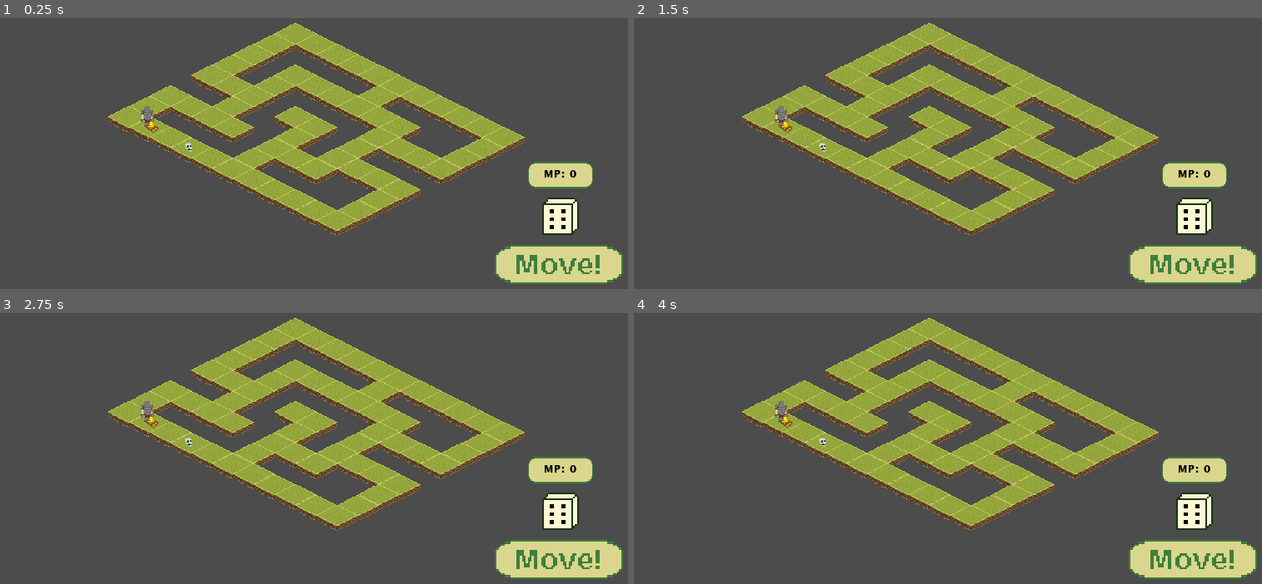
Above: before the commit, frames 1-4 (two rows, left to right).
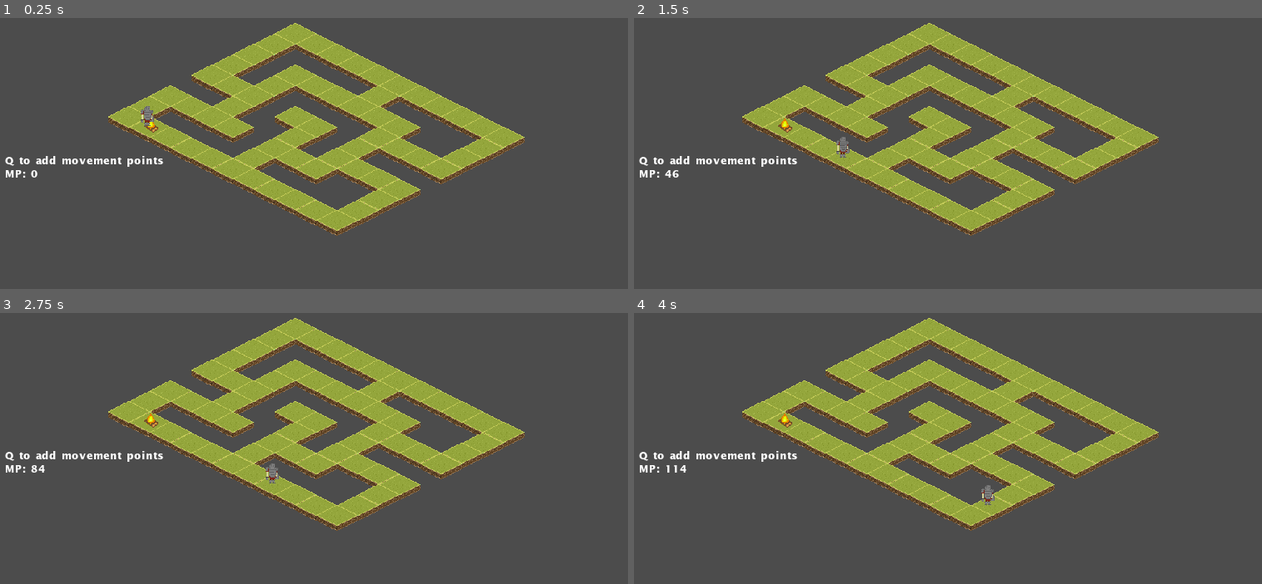
Above: after the commit, the same moments.

Repository: Patriks-Blauzda/Board-Game
Game: Godot game, scene res://Main.tscn
Two runs of this game, one before a commit and one after it. Both use one fixed random seed, a clock stepped at 60 frames per second and the inputs below.
Inputs (mouse positions are in pixels of both pictures, inside the frame that each line leads up to):
- Up to frame 1 (0.25 s): no input
- Up to frame 2 (1.5 s): tap Enter at 0.5 s; move the mouse to (1105, 96) at 0.52 s; hold D (right) 0.53-1.28 s; hold Q 0.53-1.28 s; click (1105, 96) at 0.67 s; move the mouse to (822, 134) at 1.27 s; hold Down (down) from 1.28 s (still down); tap Q at 1.35 s
- Up to frame 3 (2.75 s): move the mouse to (389, 326) at 2.02 s; release Down (down) at 2.03 s; hold D (right) from 2.03 s (still down); hold Q from 2.03 s (still down)
- Up to frame 4 (4 s): move the mouse to (922, 489) at 2.77 s; release D (right) at 2.78 s; release Q at 2.78 s; hold Up (up) 2.78-3.53 s; tap Q at 2.85 s; click (922, 489) at 2.92 s; move the mouse to (1155, 470) at 3.52 s; hold A (left) from 3.53 s (still down); hold Q from 3.53 s (still down)

The runs differ from the first frame. In frame 1, 5.0% of the frame differs, in the area x 0-100%, y 46-99%; in frame 2, 5.2%; in frame 3, 5.2%, in the area x 0-100%, y 32-99%; in frame 4, 5.2%.

Commit message:
Cards and buttons

Diff:
--- a/Dungeon Board/Main.tscn
+++ b/Dungeon Board/Main.tscn
@@ -63,7 +63,7 @@
 3/shape_one_way_margin = 0.0
 3/shapes = [  ]
 3/z_index = 0
-4/name = "Start"
+4/name = "TileSet.png 4"
 4/texture = ExtResource( 6 )
 4/tex_offset = Vector2( 0, 0 )
 4/modulate = Color( 1, 1, 1, 1 )
@@ -78,18 +78,6 @@
 4/shapes = [  ]
 4/z_index = 0
 
-[sub_resource type="AtlasTexture" id=2]
-atlas = ExtResource( 6 )
-region = Rect2( 14, 175, 66, 20 )
-
-[sub_resource type="AtlasTexture" id=3]
-atlas = ExtResource( 6 )
-region = Rect2( 121, 176, 57, 38 )
-
-[sub_resource type="AtlasTexture" id=4]
-atlas = ExtResource( 6 )
-region = Rect2( 15, 223, 95, 20 )
-
 [node name="Main" type="Node2D"]
 
 [node name="TileMap" type="TileMap" parent="."]
@@ -98,60 +86,24 @@
 cell_size = Vector2( 64, 32 )
 cell_tile_origin = 1
 format = 1
-tile_data = PoolIntArray( -458753, 0, 0, -524288, 0, 0, -524 …(717 unchanged characters)… 0, 0, 65535, 0, 0, 0, 4, 0, 1, 0, 0, 2, 1, 0, 3, 0, 0, 4, 0, 0, 5, 0, 0, 6, 0, 0, 7, 0, 0, 8, 0, 0, 9, 0, 0 )
+tile_data = PoolIntArray( -458753, 0, 0, -524288, 0, 0, -524 …(717 unchanged characters)… 0, 0, 65535, 0, 0, 0, 4, 0, 1, 0, 0, 2, 0, 0, 3, 0, 0, 4, 0, 0, 5, 0, 0, 6, 0, 0, 7, 0, 0, 8, 0, 0, 9, 0, 0 )
 script = ExtResource( 5 )
 
 [node name="Player" parent="." instance=ExtResource( 1 )]
 hframes = 4
 region_rect = Rect2( 15, 92, 153, 31 )
 
-[node name="Anchor" type="Node" parent="Player"]
-
-[node name="RollButton" type="TextureButton" parent="Player/Anchor"]
-anchor_right = 1.0
-anchor_bottom = 1.0
-margin_left = 530.0
-margin_top = 198.0
-margin_right = 561.0
-margin_bottom = 188.0
-rect_scale = Vector2( 3, 3 )
-texture_normal = SubResource( 2 )
-
-[node name="Sprite" type="Sprite" parent="Player/Anchor"]
-position = Vector2( 633, 155 )
-scale = Vector2( 3, 3 )
-texture = SubResource( 3 )
-hframes = 3
-vframes = 2
-frame = 5
-
-[node name="TextureRect" type="TextureRect" parent="Player/Anchor"]
-margin_left = 582.0
-margin_top = 69.0
-margin_right = 681.0
-margin_bottom = 110.0
-texture = SubResource( 4 )
-stretch_mode = 1
-
-[node name="Label" type="Label" parent="Player/Anchor/TextureRect"]
-self_modulate = Color( 0, 0, 0, 1 )
-anchor_left = 0.0808081
-anchor_top = 0.0487805
-anchor_right = 0.919192
-anchor_bottom = 0.951219
-theme = ExtResource( 3 )
-text = "A"
-align = 1
-valign = 1
-__meta__ = {
-"_edit_use_anchors_": true
-}
-
 [node name="Camera2D" type="Camera2D" parent="."]
 position = Vector2( 68, -1 )
 offset = Vector2( 200, 0 )
 current = true
 
+[node name="Label" type="Label" parent="."]
+margin_left = -222.0
+margin_top = 59.0
+margin_right = 44.0
+margin_bottom = 152.0
+theme = ExtResource( 3 )
+text = "abcde"
+
 [node name="Enemy" parent="." instance=ExtResource( 2 )]
-
-[connection signal="pressed" from="Player/Anchor/RollButton" to="Player" method="_on_RollButton_pressed"]
--- a/Dungeon Board/Player.gd
+++ b/Dungeon Board/Player.gd
@@ -6,17 +6,11 @@
 export var hp = 10
 
 onready var tilemap = get_owner().get_node("TileMap")
-onready var camera = get_owner().get_node("Camera2D")
-
-var rng = RandomNumberGenerator.new()
 
 var previous_index = 0
 var tile_index = 0
 
 var movement_points = 0
-
-var rolling = 0
-
 
 func _ready():
 	position = tilemap.map_to_world(tilemap.path[tile_index])
@@ -39,7 +33,7 @@
 
 	# If there are more than one possible tiles to move to, the player is prompted
 	if next_indexes.size() > 1:
-		$SelectionVisual.show()
+		get_parent().get_node("Label").text += "\nSelect direction (Arrow keys/WASD) or click the nearby tile"
 
 		previous_index = tile_index
 
@@ -73,6 +67,7 @@
 
 # Rolls 6 sided die specified amount of times, returns sum
 func roll(times : int):
+	var rng = RandomNumberGenerator.new()
 	rng.randomize()
 
 	var sum = 0
@@ -84,17 +79,16 @@
 
 
 func _physics_process(_delta):
-	$SelectionVisual.hide()
+	# Temporary label for debugging
+	get_parent().get_node("Label").text = "Q to add movement points\nMP: " + str(movement_points)
 
-	$Anchor/TextureRect/Label.text = "MP: " + str(movement_points)
-
+	if Input.is_key_pressed(KEY_Q):
+		movement_points += 1
 
 	# Will be updated when other parts of the game are done
-	if movement_points > 0 && position == tilemap.map_to_world(tilemap.path[tile_index]) && rolling == 0:
+	if movement_points > 0 && position == tilemap.map_to_world(tilemap.path[tile_index]):
 		move()
 
-		if Global.enemies.has(tilemap.get_cellv(tilemap.path[tile_index])):
-			movement_points = 0
 
 	# Animates the player moving from one tile to another
 	elif position != tilemap.map_to_world(tilemap.path[tile_index]):
@@ -110,19 +104,3 @@
 		if position.distance_to(target) < 0.35:
 			position = target
 			$Tween.stop_all()
-
-	elif rolling != 0:
-		if rolling > 40:
-			rng.randomize()
-			$Anchor/Sprite.frame_coords = Vector2(rng.randi_range(0, 2), rng.randi_range(0, 1))
-
-		rolling -= 1
-
-		if rolling == 40:
-			movement_points += $Anchor/Sprite.frame + 1
-
-
-
-func _on_RollButton_pressed():
-	if movement_points == 0:
-		rolling = 80
--- a/Dungeon Board/Player.tscn
+++ b/Dungeon Board/Player.tscn
@@ -1,12 +1,8 @@
-[gd_scene load_steps=5 format=2]
+[gd_scene load_steps=4 format=2]
 
 [ext_resource path="res://Player.gd" type="Script" id=1]
 [ext_resource path="res://Select.gd" type="Script" id=2]
 [ext_resource path="res://TileSet.png" type="Texture" id=3]
-
-[sub_resource type="AtlasTexture" id=1]
-atlas = ExtResource( 3 )
-region = Rect2( 372, 174, 45, 28 )
 
 [node name="Player" type="Sprite"]
 z_index = 2
@@ -25,8 +21,3 @@
 region_enabled = true
 region_rect = Rect2( 0, 0, 64, 40 )
 script = ExtResource( 2 )
-
-[node name="SelectionVisual" type="Sprite" parent="."]
-scale = Vector2( 1.5, 1.5 )
-texture = SubResource( 1 )
-offset = Vector2( 0, 12 )
--- a/Dungeon Board/Select.gd
+++ b/Dungeon Board/Select.gd
@@ -8,7 +8,7 @@
 func _process(_delta):
 	var current_tile = tilemap.world_to_map(get_global_mouse_position())
 
-	if tilemap.get_cellv(current_tile) != tilemap.INVALID_CELL:
+	if tilemap.get_cell(current_tile.x, current_tile.y) != tilemap.INVALID_CELL:
 		show()
 		global_position = tilemap.map_to_world(current_tile)
 
--- a/Dungeon Board/TileMap.gd
+++ b/Dungeon Board/TileMap.gd
@@ -11,7 +11,7 @@
 
 	# Iterates through the 4 directions, checking for the tile moved from and if the space is empty
 	for dir in Global.directions:
-		if current - dir != previous && get_cellv(current - dir) != INVALID_CELL:
+		if current - dir != previous && get_cell(current.x - dir.x, current.y - dir.y) != INVALID_CELL:
 			if !path.has(current - dir):
 				next_tiles.append(current - dir)
 
@@ -27,7 +27,7 @@
 	var next_tiles = []
 
 	# Repeats until the end is found or more than one direction is found
-	while(get_cellv(path[path.size() - 1]) != 2 || next_tiles.size() > 1):
+	while(get_cell(path[path.size() - 1].x, path[path.size() - 1].y) != 2 || next_tiles.size() > 1):
 		next_tiles = _get_next_tiles(previous, current)
 
 		# If there are multiple pats, runs itself for each direction
--- a/Dungeon Board/global.gd
+++ b/Dungeon Board/global.gd
@@ -5,7 +5,5 @@
 # The directions the player can move in (right, left, up, down)
 const directions : Array = [Vector2(1, 0), Vector2(-1, 0), Vector2(0, -1), Vector2(0, 1)]
 
-const enemies : Array = [1, 2]
-
 var turn = 0
 var current_floor = 0
Not shown: 1 places in Dungeon Board/Main.tscn that only renumber resources
Binary file changed: Dungeon Board/TileSet.png
